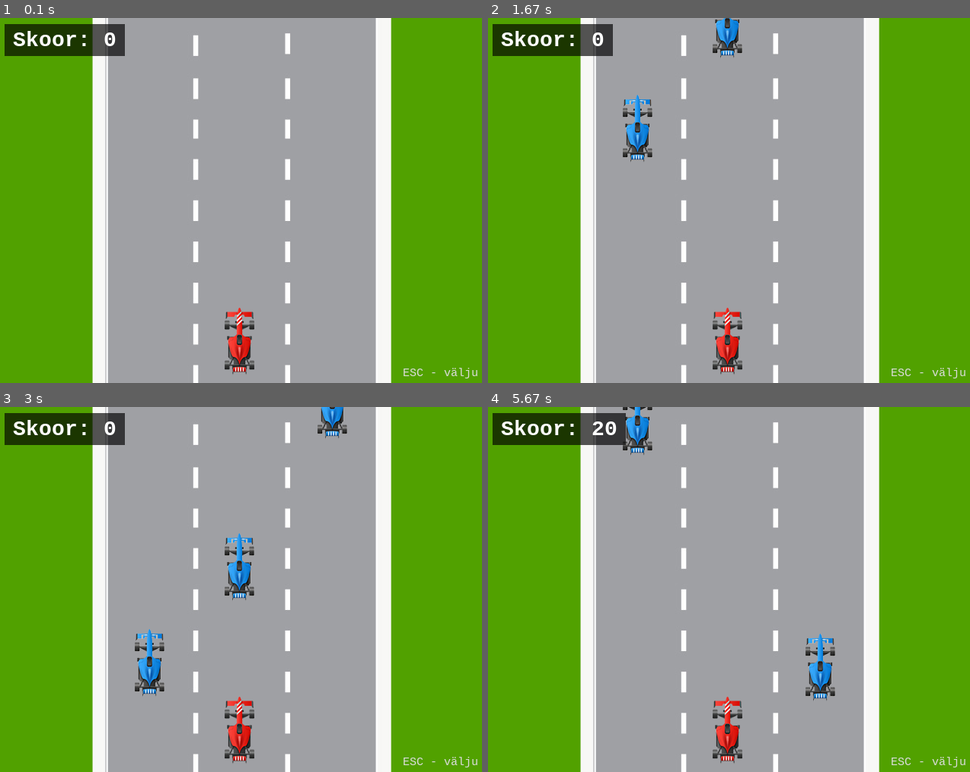
Above: before the commit, frames 1-4 (two rows, left to right).
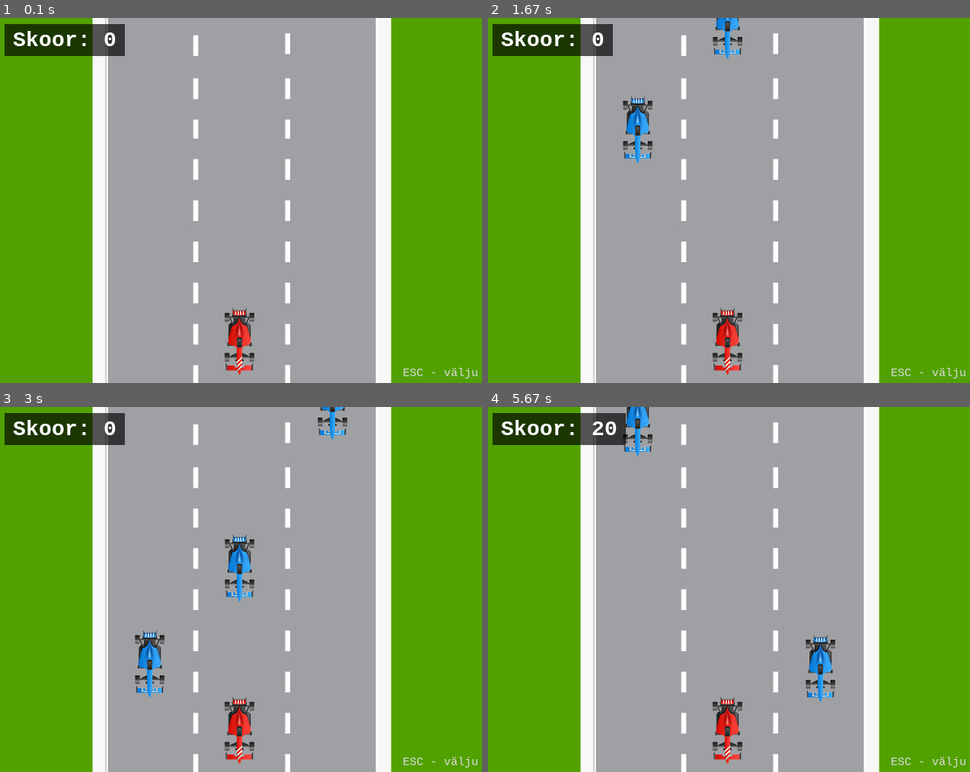
Above: after the commit, the same moments.

Repository: kevkorgmaa/tarkarendus
Game: pygame game, started from animeerimine/auto.py
Same seed, same stepped clock (60 frames per second), same inputs: the game is played once before the commit and once after it.
Inputs:
- Up to frame 1 (0.1 s): no input
- Up to frame 2 (1.67 s): no input
- Up to frame 3 (3 s): no input
- Up to frame 4 (5.67 s): no input

The runs differ from the first frame. In frame 1, 0.9% of the frame differs, in the area x 46-53%, y 79-98%; in frame 2, 2.2%; in frame 3, 2.9%, in the area x 27-73%, y 0-98%; in frame 4, 2.3%.

Commit message:
uuendatud

Diff:
--- a/animeerimine/auto.py
+++ b/animeerimine/auto.py
@@ -36,6 +36,8 @@
 # tee: x=148 kuni x=492, kriipsud x=248 ja x=384 juures
 LANES = [198, 316, 438]
 
+blue_img = pygame.transform.rotate(blue_img, 180)
+red_img  = pygame.transform.rotate(red_img, 180)
 
 # vastaste auto klass
 class BlueCar:
